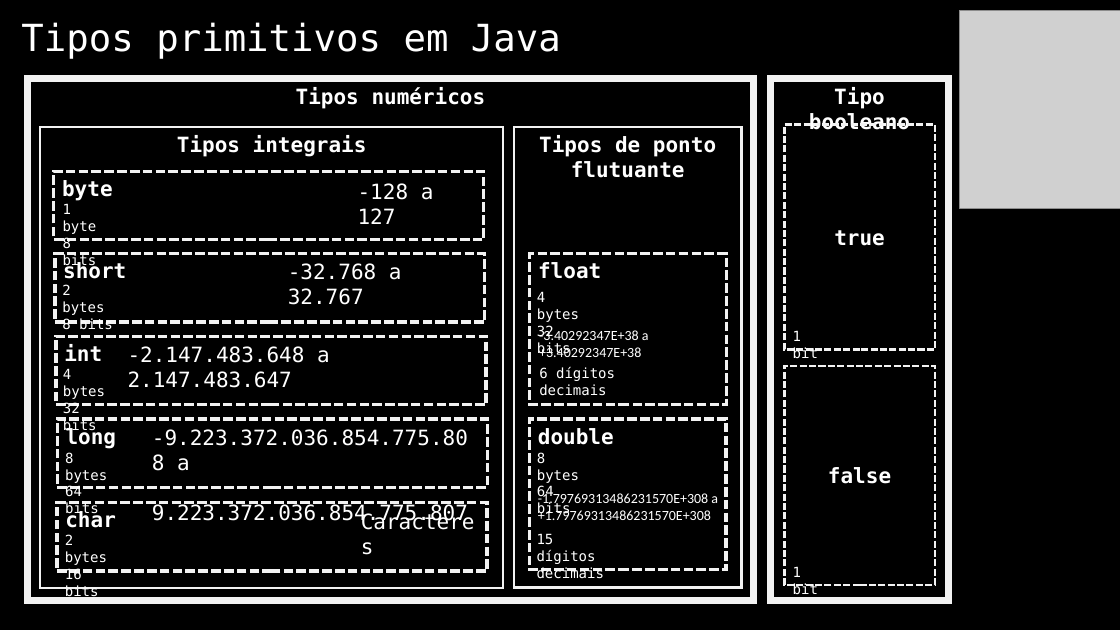
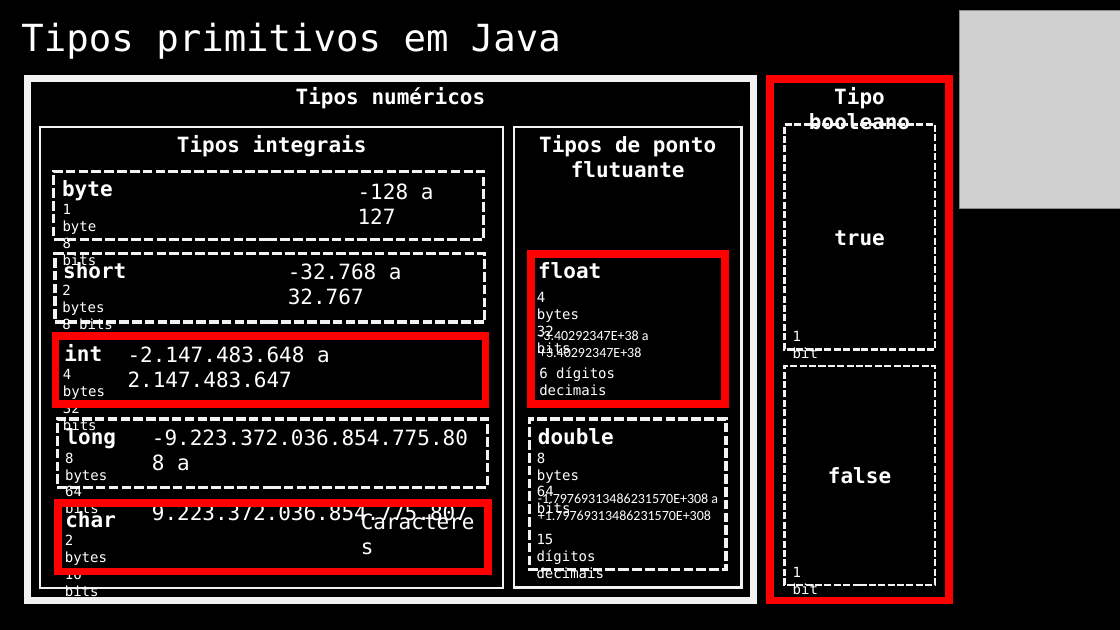
Before and after one commit to jrdutra/algoritmos, a slide deck: slide 4 of material_de_apoio/resumo_pratico.pptx. Drawn at 1120x630 pixels with LibreOffice and Linux fonts; fonts in the diff are those of the drawing; grey boxes stand for pictures. Boxes give left, top, right and bottom in pixels: in the first picture for what was removed or moved away, otherwise in the second. Text is boxed around its words. In the diff, an @@ line names an element or a change of style, - is before the commit and + after.

```diff
--- a/material_de_apoio/resumo_pratico.pptx
+++ b/material_de_apoio/resumo_pratico.pptx
@@ rectangle added at box(770, 79, 949, 601), outline #FF0000 6.5 pt @@
@@ rectangle added at box(531, 254, 724, 404), outline #FF0000 6.5 pt @@
@@ rectangle added at box(55, 336, 486, 404), outline #FF0000 6.5 pt @@
@@ rectangle added at box(58, 503, 488, 571), outline #FF0000 6.5 pt @@
```
Also in this commit, not shown: 2 slides added.
